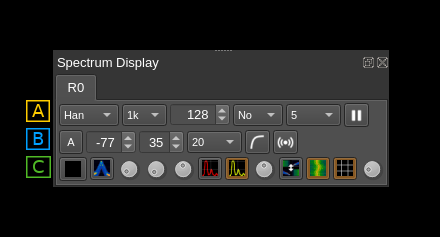
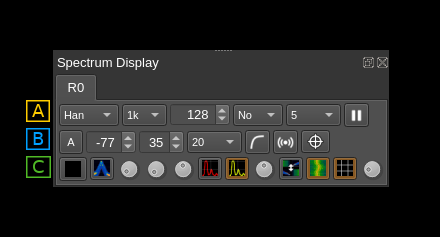
Layered file, before and after one edit (440x237). Changes by layer:
added layer "Patch_01" above "Pasted Layer" over [301, 130, 330, 153]
